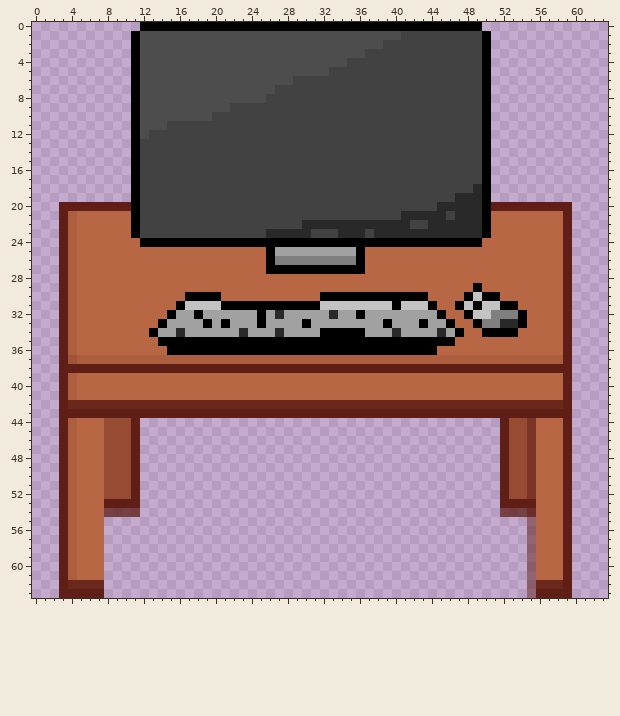
Pixel-art sprite -- src/main/resources/assets/textures/desk.png. The first picture shows the starting point.
The file is 64x64 pixels.
Now the later version:
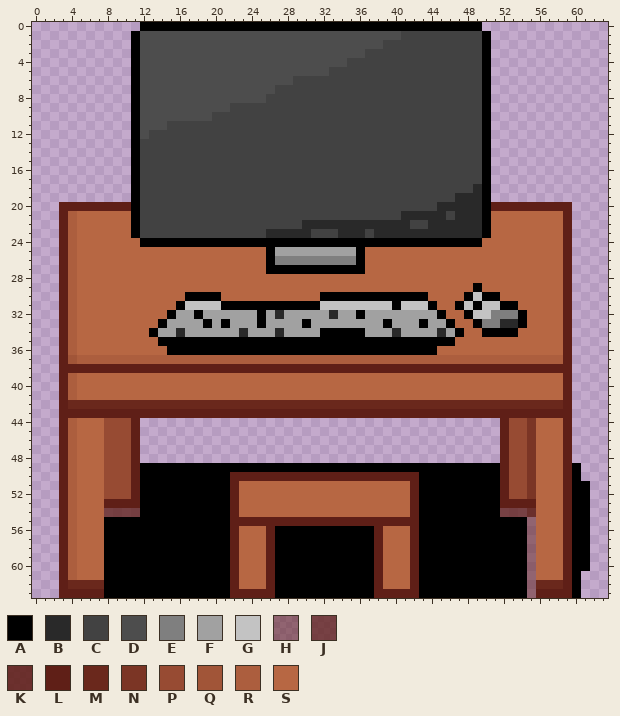
Palette (. is transparent): A #000000  B #292929  C #424242  D #4d4d4d  E #7f7f7f  F #a1a1a1  G #c3c3c3  H #5e1e1680  J #5e1f17c0  K #5f1f17df  L #5f1f17  M #6a281c  N #7b3525  P #974b33  Q #a15538  R #ac5e3e  S #b76743
What changed:
Changed rows in their new state; - is an unchanged pixel.
first column x 8:
49 ----AAAAAAAAAAAAAAAAAAAAAAAAAAAAAAAAAAAAAAAA--------A-
50 ----AAAAAAAAAALLLLLLLLLLLLLLLLLLLLLAAAAAAAAA--------A-
51 ----AAAAAAAAAALSSSSSSSSSSSSSSSSSSSLAAAAAAAAA--------AA
52 ----AAAAAAAAAALSSSSSSSSSSSSSSSSSSSLAAAAAAAAA--------AA
53 ----AAAAAAAAAALSSSSSSSSSSSSSSSSSSSLAAAAAAAAA--------AA
54 ----AAAAAAAAAALSSSSSSSSSSSSSSSSSSSLAAAAAAAAA--------AA
55 AAAAAAAAAAAAAALLLLLLLLLLLLLLLLLLLLLAAAAAAAAAAAA-----AA
56 AAAAAAAAAAAAAALSSSLAAAAAAAAAAALSSSLAAAAAAAAAAAA-----AA
57 AAAAAAAAAAAAAALSSSLAAAAAAAAAAALSSSLAAAAAAAAAAAA-----AA
58 AAAAAAAAAAAAAALSSSLAAAAAAAAAAALSSSLAAAAAAAAAAAA-----AA
59 AAAAAAAAAAAAAALSSSLAAAAAAAAAAALSSSLAAAAAAAAAAAA-----AA
60 AAAAAAAAAAAAAALSSSLAAAAAAAAAAALSSSLAAAAAAAAAAAA-----AA
61 AAAAAAAAAAAAAALSSSLAAAAAAAAAAALSSSLAAAAAAAAAAAA-----A-
62 AAAAAAAAAAAAAALSSSLAAAAAAAAAAALSSSLAAAAAAAAAAAA-----A-
63 AAAAAAAAAAAAAALLLLLAAAAAAAAAAALLLLLAAAAAAAAAAAA-----A-
Changed places in both pictures, as pixel boxes (x1, y1, x2, y2):
added: (104, 463, 527, 598)
added: (572, 463, 590, 598)
